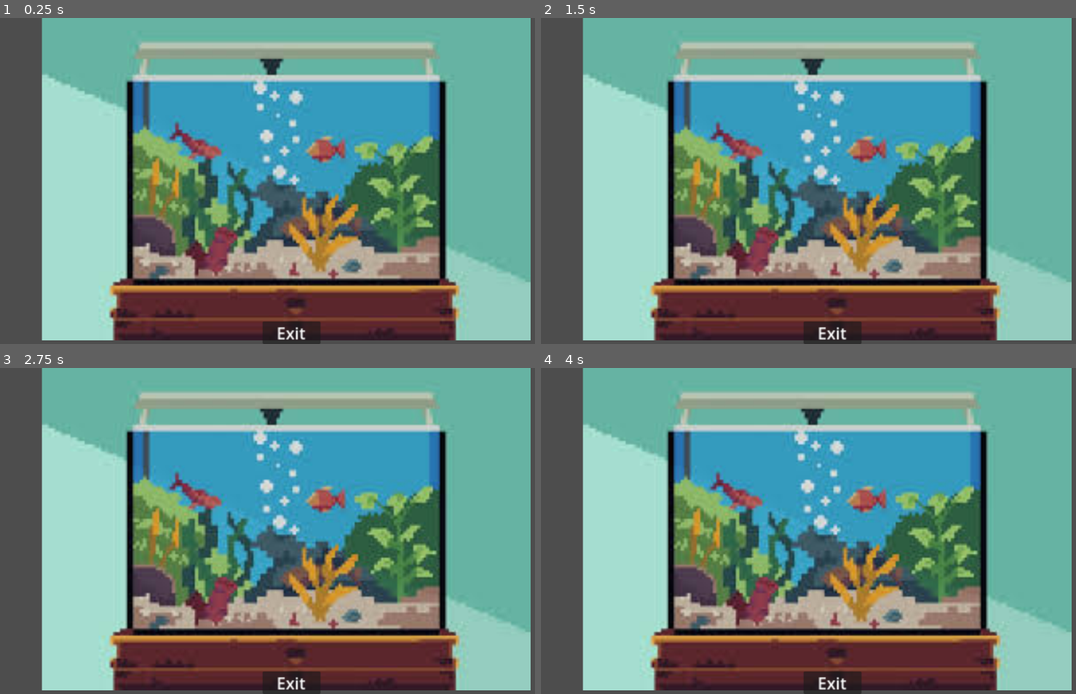
Above: before the commit, frames 1-4 (two rows, left to right).
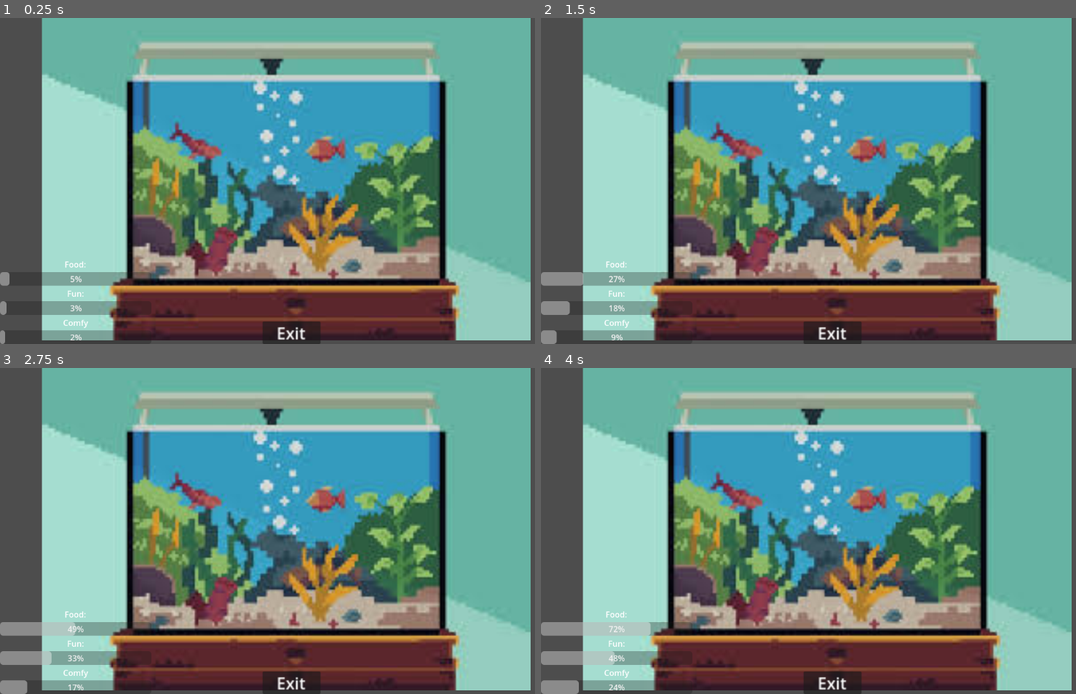
Above: after the commit, the same moments.

Repository: moliloo/comfy-jam-summer-2026
Game: Godot game, scene res://cute_horror/tamagotchi/scene.tscn
Same seed, same stepped clock (60 frames per second), same inputs: the game is played once before the commit and once after it. Before the commit the project has no main scene; this scene is started directly in both runs.
Inputs:
- Up to frame 1 (0.25 s): no input
- Up to frame 2 (1.5 s): hold D (move_right) 0.53-1.28 s; tap E (interact) at 0.6, 1.35 s; hold S (move_down) from 1.28 s (still down)
- Up to frame 3 (2.75 s): release S (move_down) at 2.03 s; hold D (move_right) from 2.03 s (still down); tap E (interact) at 2.1 s
- Up to frame 4 (4 s): tap Enter at 2.75 s; release D (move_right) at 2.78 s; hold W (move_up) 2.78-3.53 s; tap E (interact) at 2.85, 3.6 s; hold A (move_left) from 3.53 s (still down)

The runs differ from the first frame. In frame 1, 2.0% of the frame differs, in the area x 0-29%, y 74-100%; in frame 2, 2.5%; in frame 3, 2.4%; in frame 4, 2.0%.

Commit message:
Tamagochi stats/progress bars

Diff:
--- a/cute_horror/tamagotchi/scene.tscn
+++ b/cute_horror/tamagotchi/scene.tscn
@@ -3,8 +3,11 @@
 [ext_resource type="Texture2D" uid="uid://ca27sl1uh5sft" path="res://assets/temporary/aquarium.jpg" id="1_h7ui0"]
 [ext_resource type="Script" uid="uid://dwj155flec6j2" path="res://cute_horror/tamagotchi/script.gd" id="1_wia8b"]
 
-[node name="Tamagochi" type="Node2D" unique_id=548957400]
+[node name="Tamagochi" type="Node2D" unique_id=548957400 node_paths=PackedStringArray("food_bar", "fun_bar", "comfy_bar")]
 script = ExtResource("1_wia8b")
+food_bar = NodePath("LayerBack/progress_bars/Vbox/food_bar")
+fun_bar = NodePath("LayerBack/progress_bars/Vbox/fun_bar")
+comfy_bar = NodePath("LayerBack/progress_bars/Vbox/comfy_bar")
 
 [node name="Aquarium" type="Sprite2D" parent="." unique_id=880607100]
 position = Vector2(567, 320.99997)
@@ -14,9 +17,51 @@
 [node name="Camera2D" type="Camera2D" parent="." unique_id=1060586885]
 position = Vector2(576, 326)
 
-[node name="CanvasLayer" type="CanvasLayer" parent="." unique_id=408346995]
+[node name="LayerBack" type="CanvasLayer" parent="." unique_id=253704896]
 
-[node name="Button" type="Button" parent="CanvasLayer" unique_id=1373822654]
+[node name="progress_bars" type="PanelContainer" parent="LayerBack" unique_id=76475440]
+self_modulate = Color(1, 1, 1, 0)
+anchors_preset = 2
+anchor_top = 1.0
+anchor_bottom = 1.0
+offset_top = -150.0
+offset_right = 300.0
+grow_vertical = 0
+
+[node name="Vbox" type="VBoxContainer" parent="LayerBack/progress_bars" unique_id=1039616335]
+layout_mode = 2
+
+[node name="food_label" type="Label" parent="LayerBack/progress_bars/Vbox" unique_id=1089101884]
+layout_mode = 2
+text = "Food:"
+horizontal_alignment = 1
+
+[node name="food_bar" type="ProgressBar" parent="LayerBack/progress_bars/Vbox" unique_id=821256304]
+layout_mode = 2
+step = 1.0
+
+[node name="fun_label" type="Label" parent="LayerBack/progress_bars/Vbox" unique_id=459845203]
+layout_mode = 2
+text = "Fun:"
+horizontal_alignment = 1
+
+[node name="fun_bar" type="ProgressBar" parent="LayerBack/progress_bars/Vbox" unique_id=68308585]
+layout_mode = 2
+step = 1.0
+
+[node name="comfy_label" type="Label" parent="LayerBack/progress_bars/Vbox" unique_id=1258468130]
+layout_mode = 2
+text = "Comfy"
+horizontal_alignment = 1
+
+[node name="comfy_bar" type="ProgressBar" parent="LayerBack/progress_bars/Vbox" unique_id=1744235320]
+layout_mode = 2
+step = 1.0
+
+[node name="LayerFront" type="CanvasLayer" parent="." unique_id=408346995]
+layer = 2
+
+[node name="Button" type="Button" parent="LayerFront" unique_id=1373822654]
 anchors_preset = 7
 anchor_left = 0.5
 anchor_top = 1.0
@@ -28,7 +73,7 @@
 grow_horizontal = 2
 grow_vertical = 0
 
-[node name="Label" type="Label" parent="CanvasLayer/Button" unique_id=2014196169]
+[node name="Label" type="Label" parent="LayerFront/Button" unique_id=2014196169]
 layout_mode = 0
 offset_right = 57.0
 offset_bottom = 23.0
@@ -36,4 +81,4 @@
 text = "Exit"
 horizontal_alignment = 1
 
-[connection signal="pressed" from="CanvasLayer/Button" to="." method="_on_button_pressed"]
+[connection signal="pressed" from="LayerFront/Button" to="." method="_on_button_pressed"]
--- a/cute_horror/tamagotchi/script.gd
+++ b/cute_horror/tamagotchi/script.gd
@@ -1,6 +1,40 @@
 extends Node2D
 class_name Tamagochi
+
+@export var food_bar: ProgressBar
+@export var fun_bar: ProgressBar
+@export var comfy_bar: ProgressBar
+
+static var food : float
+static var fun : float
+static var comfy : float
+var max_food := 100
+var max_fun := 100
+var max_comfy := 100
+
+func _ready() -> void:
+	update_progress_bar()
 
 func _on_button_pressed() -> void:
 	get_tree().change_scene_to_file("res://scenes/temporary/scene.tscn");
 	pass
+
+
+#region test bar
+func _process(_delta: float) -> void:
+	food += 0.3
+	fun += 0.2
+	comfy += 0.1
+	update_progress_bar()
+#endregion
+
+func update_stats(_food,_fun,_comfy): # call this function on interactions
+	food = clamp(food + _food, 0, max_food)
+	fun =  clamp(fun + _fun, 0, max_fun)
+	comfy = clamp(comfy + _comfy, 0, max_comfy)
+	update_progress_bar()
+
+func update_progress_bar():
+	food_bar.value = food/max_food * 100
+	fun_bar.value = fun/max_fun * 100
+	comfy_bar.value = comfy/max_comfy * 100
--- a/project.godot
+++ b/project.godot
@@ -11,6 +11,7 @@
 [application]
 
 config/name="My Tomoda Horror"
+run/main_scene="uid://gpuat04v80d3"
 config/features=PackedStringArray("4.6", "Forward Plus")
 config/icon="res://icon.svg"
 
--- a/scenes/temporary/scene.tscn
+++ b/scenes/temporary/scene.tscn
@@ -23,8 +23,4 @@
 [node name="UI" type="CanvasLayer" parent="." unique_id=1580314821]
 
 [node name="DayNightCycleUI" parent="UI" unique_id=1135673272 node_paths=PackedStringArray("day_cycle") instance=ExtResource("5_d0dyj")]
-offset_left = 172.0
-offset_top = 301.0
-offset_right = 172.0
-offset_bottom = 301.0
 day_cycle = NodePath("../../CanvasModulate")
